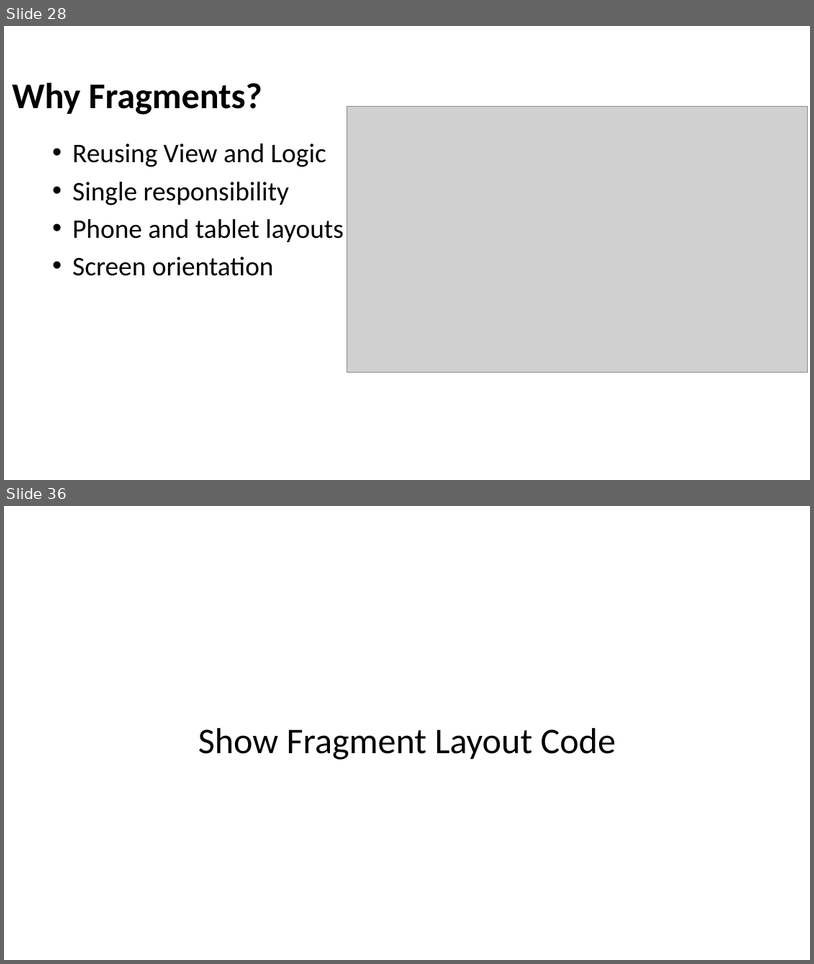
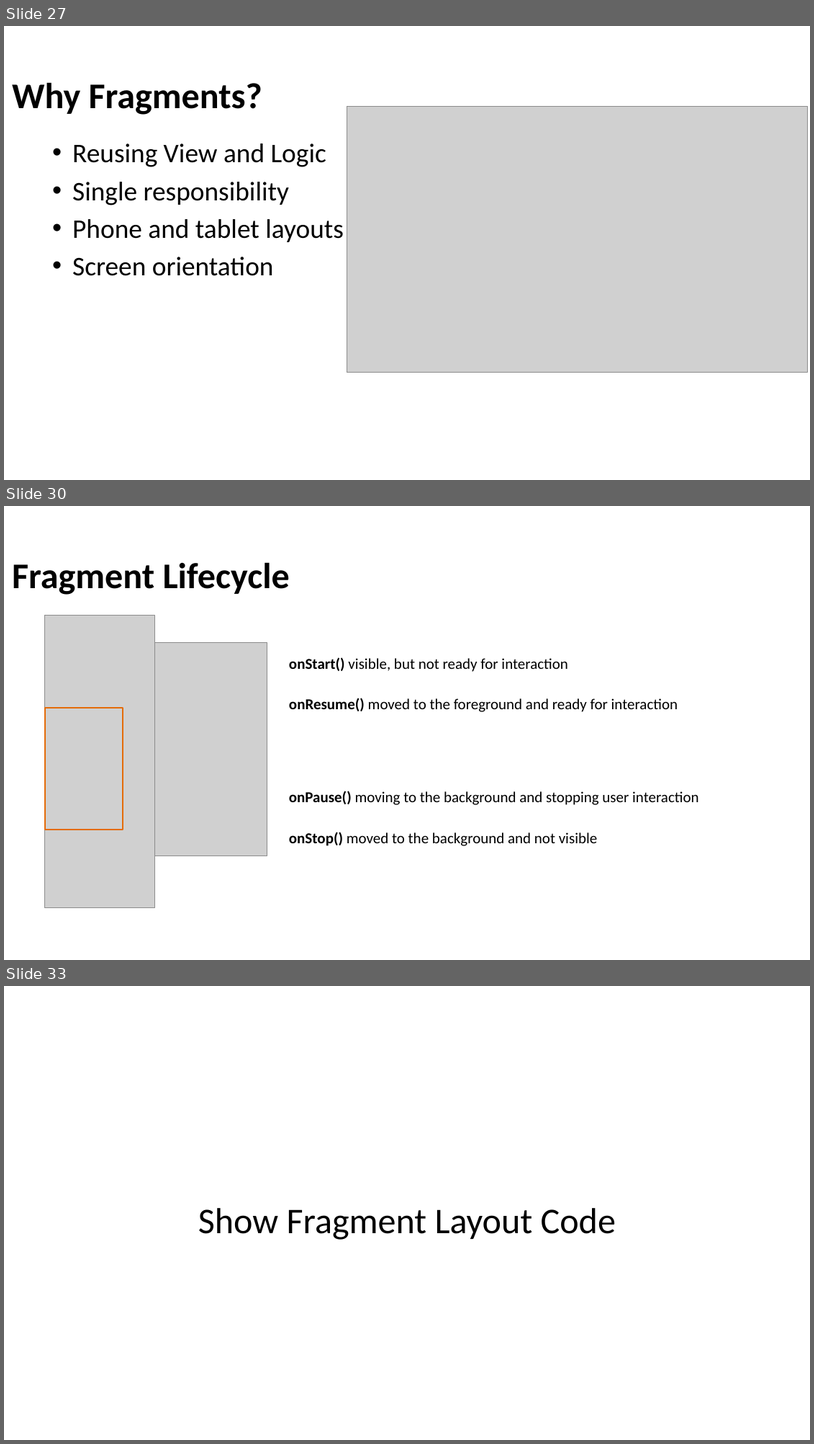
Before and after one commit to Batch-xx/Android-Lunch-Learn, a slide deck: slides/Android Studio_Activities_Fragments.pptx. Shown one above the other, each under a label of ours: slides 28 and 36 before the commit, slides 27, 30 and 33 after it; the slides between them are not shown. The pictures are 814x964 and 814x1444 pixels, drawn with LibreOffice and Linux fonts; fonts in the diff are those of the drawing; grey boxes stand for pictures; background and template pictures are left out. Boxes give left, top, right and bottom in pixels: in the first picture for what was removed or moved away, otherwise in the second. Text is boxed around its words. In the diff, an @@ line names an element or a change of style, - is before the commit and + after.

```diff
--- a/slides/Android Studio_Activities_Fragments.pptx
+++ b/slides/Android Studio_Activities_Fragments.pptx
@@ slide 30 added at box(4, 506, 810, 960), background picture (left out) @@
@@ title added at box(12, 562, 290, 595), 43 pt, text #000000, bold @@
+Fragment Lifecycle
@@ picture added at box(45, 615, 154, 908) @@
@@ picture added at box(154, 643, 267, 856) @@
@@ text added at box(289, 657, 568, 672), 18 pt, text #000000 @@
+onStart() visible, but not ready for interaction
@@ text added at box(289, 698, 678, 712), 18 pt, text #000000 @@
+onResume() moved to the foreground and ready for interaction
@@ rectangle added at box(45, 708, 124, 830), outline #E46C0A 1.5 pt @@
@@ text added at box(289, 790, 699, 805), 18 pt, text #000000 @@
+onPause() moving to the background and stopping user interaction
@@ text added at box(289, 831, 598, 846), 18 pt, text #000000 @@
+onStop() moved to the background and not visible
@@ what was slide 28 is now slide 27 @@
@@ what was slide 36 is now slide 33 @@
```
Also in this commit, not shown: 6 slides changed, 3 other slides added, 6 slides removed, 1 other file.
